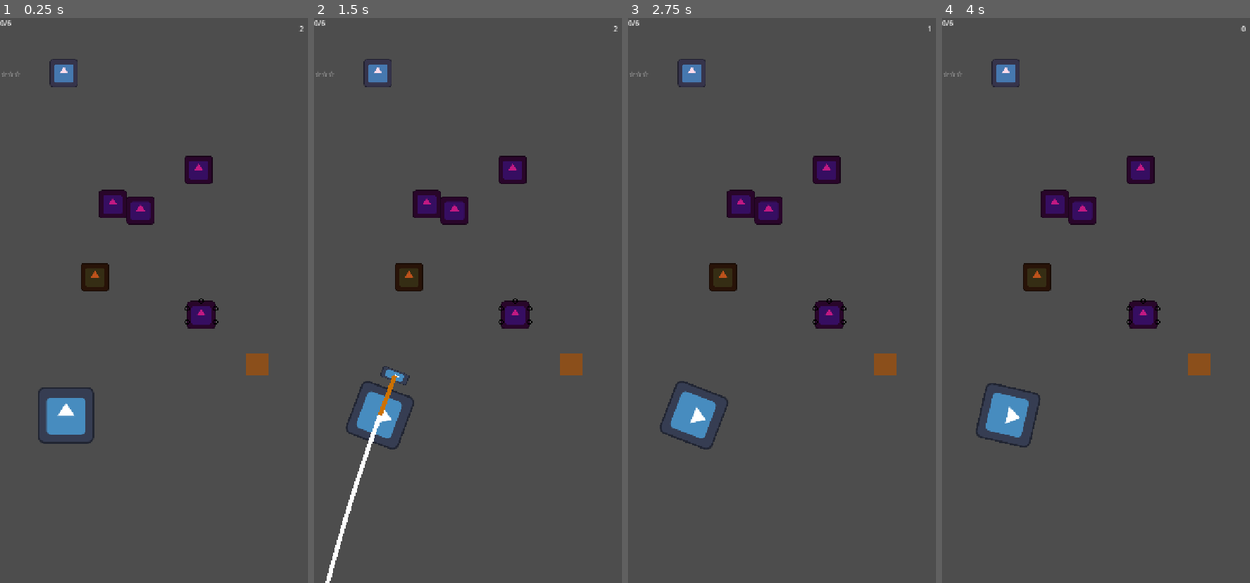
Above: before the commit, frames 1-4 (left to right).
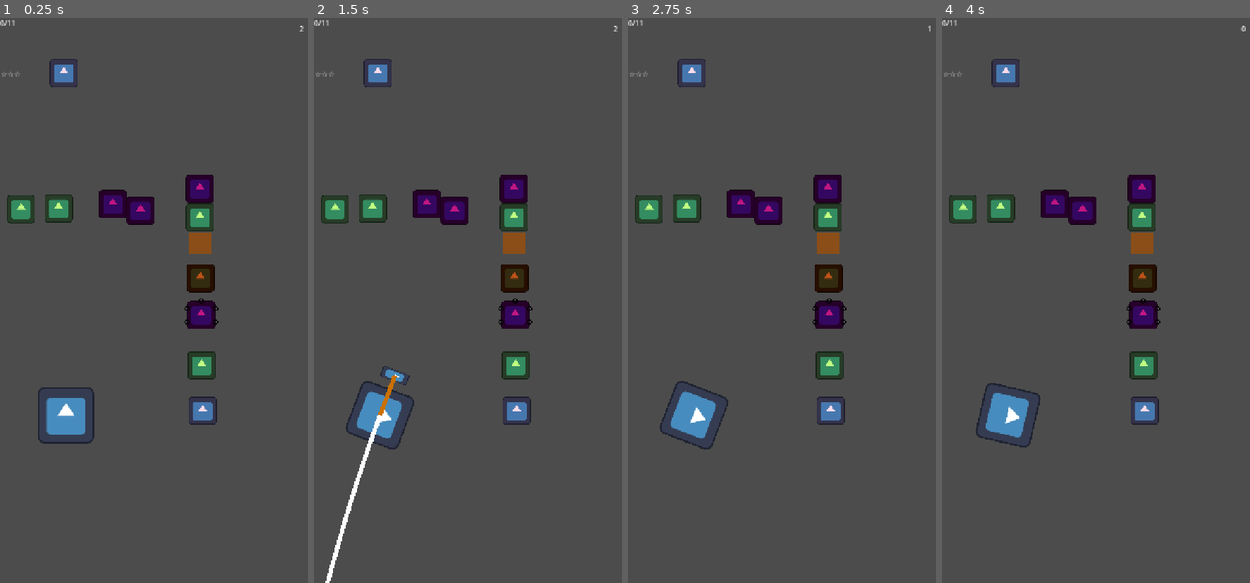
Above: after the commit, the same moments.

Repository: rizayuksel/pop-a-pop
Game: Godot game, scene res://scenes/level_2.tscn
Same seed, same stepped clock (60 frames per second), same inputs: the game is played once before the commit and once after it. This scene is started directly instead of the project's main scene. The engine's default icon, where the game draws it, is replaced by a stand-in: a white triangle on a blue panel in a dark square.
Inputs (mouse positions are in pixels of both pictures, inside the frame that each line leads up to):
- Up to frame 1 (0.25 s): no input
- Up to frame 2 (1.5 s): tap Enter at 0.5 s; move the mouse to (541, 272) at 0.52 s; click (541, 272) at 0.67 s; tap Space at 1.25 s; drag from (409, 328) to (455, 210) at 1.27 s
- Up to frame 3 (2.75 s): move the mouse to (818, 176) at 2.02 s; click (818, 176) at 2.17 s
- Up to frame 4 (4 s): tap Enter at 2.75 s; drag from (1083, 413) to (1142, 170) at 2.77 s; move the mouse to (1194, 385) at 3.52 s; click (1194, 385) at 3.67 s

The runs differ from the first frame. In frame 1, 4.4% of the frame differs, in the area x 2-88%, y 0-72%; in frame 2, 4.4%; in frame 3, 4.4%; in frame 4, 4.4%.

Commit message:
Add laser balloon mechanics and start implementing visual effects.

Diff:
--- /dev/null
+++ b/scenes/laser_balloon.tscn
@@ -0,0 +1,23 @@
+[gd_scene format=3 uid="uid://naewmtyhfful"]
+
+[ext_resource type="Script" uid="uid://i8njrjalqu8c" path="res://scripts/laser_balloon.gd" id="1_yh615"]
+[ext_resource type="Texture2D" uid="uid://dgcweuwinft2x" path="res://icon.svg" id="2_8yew3"]
+
+[sub_resource type="CircleShape2D" id="CircleShape2D_wjvqx"]
+radius = 65.03076
+
+[node name="LaserBalloon" type="Area2D" unique_id=1069062386 groups=["balloons"]]
+scale = Vector2(0.5, 0.5)
+script = ExtResource("1_yh615")
+laser_type = 1
+
+[node name="Sprite2D" type="Sprite2D" parent="." unique_id=141423176]
+modulate = Color(0.75686276, 1, 0.50980395, 1)
+texture = ExtResource("2_8yew3")
+
+[node name="CollisionShape2D" type="CollisionShape2D" parent="." unique_id=1534589566]
+shape = SubResource("CircleShape2D_wjvqx")
+
+[node name="LaserBeam" type="Line2D" parent="." unique_id=2075205172]
+begin_cap_mode = 2
+end_cap_mode = 2
--- /dev/null
+++ b/scenes/laser_spark.tscn
@@ -0,0 +1,15 @@
+[gd_scene format=3 uid="uid://coxvonwcbrbk1"]
+
+[ext_resource type="Script" uid="uid://oga6t5doi73x" path="res://scripts/laser_spark.gd" id="1_nxxco"]
+
+[node name="LaserSpark" type="CPUParticles2D" unique_id=178174841]
+emitting = false
+amount = 20
+one_shot = true
+explosiveness = 1.0
+spread = 180.0
+gravity = Vector2(0, 0)
+initial_velocity_max = 400.0
+scale_amount_max = 4.0
+color = Color(0, 1, 1, 1)
+script = ExtResource("1_nxxco")
--- a/scenes/level_2.tscn
+++ b/scenes/level_2.tscn
@@ -9,6 +9,7 @@
 [ext_resource type="PackedScene" uid="uid://b5l6ipxxfj30s" path="res://scenes/fire_balloon.tscn" id="6_172wr"]
 [ext_resource type="PackedScene" uid="uid://32p7ysxh4omg" path="res://scenes/ui.tscn" id="7_g2hoc"]
 [ext_resource type="PackedScene" uid="uid://m4wc2udpxngg" path="res://scenes/mud.tscn" id="9_6cvei"]
+[ext_resource type="PackedScene" uid="uid://naewmtyhfful" path="res://scenes/laser_balloon.tscn" id="10_que50"]
 
 [node name="Main" type="Node2D" unique_id=202816392]
 script = ExtResource("1_y0kc7")
@@ -31,7 +32,7 @@
 position = Vector2(319, 436)
 
 [node name="Balloon3" parent="." unique_id=580813185 instance=ExtResource("4_que50")]
-position = Vector2(451, 344)
+position = Vector2(454, 387)
 
 [node name="Balloon2" parent="." unique_id=1234750033 instance=ExtResource("4_que50")]
 position = Vector2(256, 422)
@@ -43,7 +44,7 @@
 position = Vector2(145, 125)
 
 [node name="Balloon5" parent="." unique_id=1097028430 instance=ExtResource("6_172wr")]
-position = Vector2(216, 587)
+position = Vector2(455, 589)
 
 [node name="UI" parent="." unique_id=1367951368 instance=ExtResource("7_g2hoc")]
 
@@ -51,4 +52,21 @@
 position = Vector2(457, 673)
 
 [node name="Mud" parent="." unique_id=1641655694 instance=ExtResource("9_6cvei")]
-position = Vector2(582, 782)
+position = Vector2(452, 508)
+
+[node name="LaserBalloon" parent="." unique_id=190980830 instance=ExtResource("10_que50")]
+position = Vector2(458, 787)
+
+[node name="IceBalloon" parent="." unique_id=226366803 instance=ExtResource("5_hey2k")]
+position = Vector2(460, 890)
+
+[node name="LaserBalloon2" parent="." unique_id=1531495307 instance=ExtResource("10_que50")]
+position = Vector2(133, 431)
+laser_type = 0
+
+[node name="LaserBalloon3" parent="." unique_id=904643785 instance=ExtResource("10_que50")]
+position = Vector2(48, 433)
+
+[node name="LaserBalloon4" parent="." unique_id=302058814 instance=ExtResource("10_que50")]
+position = Vector2(454, 452)
+laser_type = 2
--- a/scenes/ui.tscn
+++ b/scenes/ui.tscn
@@ -1,6 +1,11 @@
 [gd_scene format=3 uid="uid://32p7ysxh4omg"]
 
 [ext_resource type="Script" uid="uid://cptk5lcdtp0rv" path="res://scripts/ui.gd" id="1_nt7q6"]
+
+[sub_resource type="Environment" id="Environment_wjvqx"]
+background_mode = 3
+glow_enabled = true
+glow_intensity = 1.5
 
 [node name="UI" type="CanvasLayer" unique_id=1367951368]
 script = ExtResource("1_nt7q6")
@@ -122,3 +127,6 @@
 layout_mode = 0
 offset_right = 40.0
 offset_bottom = 23.0
+
+[node name="WorldEnvironment" type="WorldEnvironment" parent="." unique_id=779814329]
+environment = SubResource("Environment_wjvqx")
--- /dev/null
+++ b/scripts/laser_balloon.gd
@@ -0,0 +1,124 @@
+extends Area2D
+
+enum LaserType { HORIZONTAL, VERTICAL, CROSS }
+@export var laser_type: LaserType = LaserType.HORIZONTAL
+@export var laser_range: float = 2000.0
+
+const SPARK_SCENE = preload("res://scenes/laser_spark.tscn")
+
+func _ready():
+	body_entered.connect(_on_body_entered)
+	$LaserBeam.visible = false
+
+func _on_body_entered(body):
+	if body is RigidBody2D:
+		pop()
+
+func pop():
+	_update_ui_score()
+	fire_lasers()
+
+	$Sprite2D.visible = false
+	$CollisionShape2D.set_deferred("disabled", true)
+
+	var tween = create_tween()
+	tween.set_parallel(true)
+
+	for child in get_children():
+		if child is Line2D and child.visible:
+			tween.tween_property(child, "width", 0.0, 0.4)
+
+	await tween.finished
+	queue_free()
+
+func fire_lasers():
+	var directions = []
+
+	if laser_type == LaserType.HORIZONTAL or laser_type == LaserType.CROSS:
+		directions.append(Vector2.LEFT)
+		directions.append(Vector2.RIGHT)
+	if laser_type == LaserType.VERTICAL or laser_type == LaserType.CROSS:
+		directions.append(Vector2.UP)
+		directions.append(Vector2.DOWN)
+
+	var space_state = get_world_2d().direct_space_state
+
+	for dir in directions:
+		var start_pos = global_position
+		var end_pos = global_position + (dir * laser_range)
+
+		var current_exclude = [self.get_rid()]
+		var beam_end_point = dir * laser_range
+
+		for i in range(30):
+			var query = PhysicsRayQueryParameters2D.create(start_pos, end_pos)
+			query.collide_with_areas = true
+			query.collide_with_bodies = true
+			query.exclude = current_exclude
+
+			var result = space_state.intersect_ray(query)
+
+			if result:
+				var hit_obj = result.collider
+				var target = hit_obj
+
+				if hit_obj.name == "IceBarrier":
+					target = hit_obj.get_parent()
+
+				if target.has_method("pop"):
+					process_laser_hit(hit_obj)
+					current_exclude.append(result.rid)
+					spawn_spark(target.global_position)
+				else:
+					var script_path = ""
+					if target.get_script() != null:
+						script_path = target.get_script().resource_path.get_file()
+
+					if script_path == "arrow.gd" or script_path == "spike.gd":
+						current_exclude.append(result.rid)
+					else:
+						beam_end_point = to_local(result.position)
+						spawn_spark(result.position)
+						break
+			else:
+				break
+
+		var beam = $LaserBeam.duplicate()
+		beam.clear_points()
+		beam.add_point(Vector2.ZERO)
+		beam.add_point(beam_end_point)
+		beam.visible = true
+		beam.default_color = Color(0.0, 1.0, 1.0, 1.0)
+		add_child(beam)
+
+func process_laser_hit(hit_obj):
+	var target = hit_obj
+
+	if hit_obj.name == "IceBarrier":
+		target = hit_obj.get_parent()
+
+	if target.has_method("pop"):
+		var script_path = ""
+		if target.get_script() != null:
+			script_path = target.get_script().resource_path.get_file()
+
+		if script_path == "mud.gd":
+			target.queue_free()
+		else:
+			silent_destroy_balloon(target)
+
+func silent_destroy_balloon(balloon):
+	var main_scene = get_tree().current_scene
+	if main_scene.has_node("UI"):
+		main_scene.get_node("UI").add_popped_balloon()
+	balloon.queue_free()
+
+func _update_ui_score():
+	var main_scene = get_tree().current_scene
+	if main_scene.has_node("UI"):
+		main_scene.get_node("UI").add_popped_balloon()
+
+func spawn_spark(spawn_pos: Vector2):
+	var spark = SPARK_SCENE.instantiate()
+	spark.global_position = spawn_pos
+	get_tree().current_scene.call_deferred("add_child", spark)
--- /dev/null
+++ b/scripts/laser_spark.gd
@@ -0,0 +1,5 @@
+extends CPUParticles2D
+
+func _ready():
+	emitting = true
+	finished.connect(queue_free)
--- a/scripts/mud.gd
+++ b/scripts/mud.gd
@@ -9,10 +9,13 @@
 		body.angular_velocity = 0.0
 		body.gravity_scale = 0.0
 
-		await get_tree().create_timer(0.3).timeout
+		var timer = get_tree().create_timer(0.3)
+		timer.timeout.connect(func():
+			if is_instance_valid(body):
+				body.queue_free()
+		)
 
-		if is_instance_valid(body):
-			body.queue_free()
+		await timer.timeout
 		queue_free()
 
 func pop():
Not shown, added: scripts/laser_balloon.gd.uid
Not shown, added: scripts/laser_spark.gd.uid
